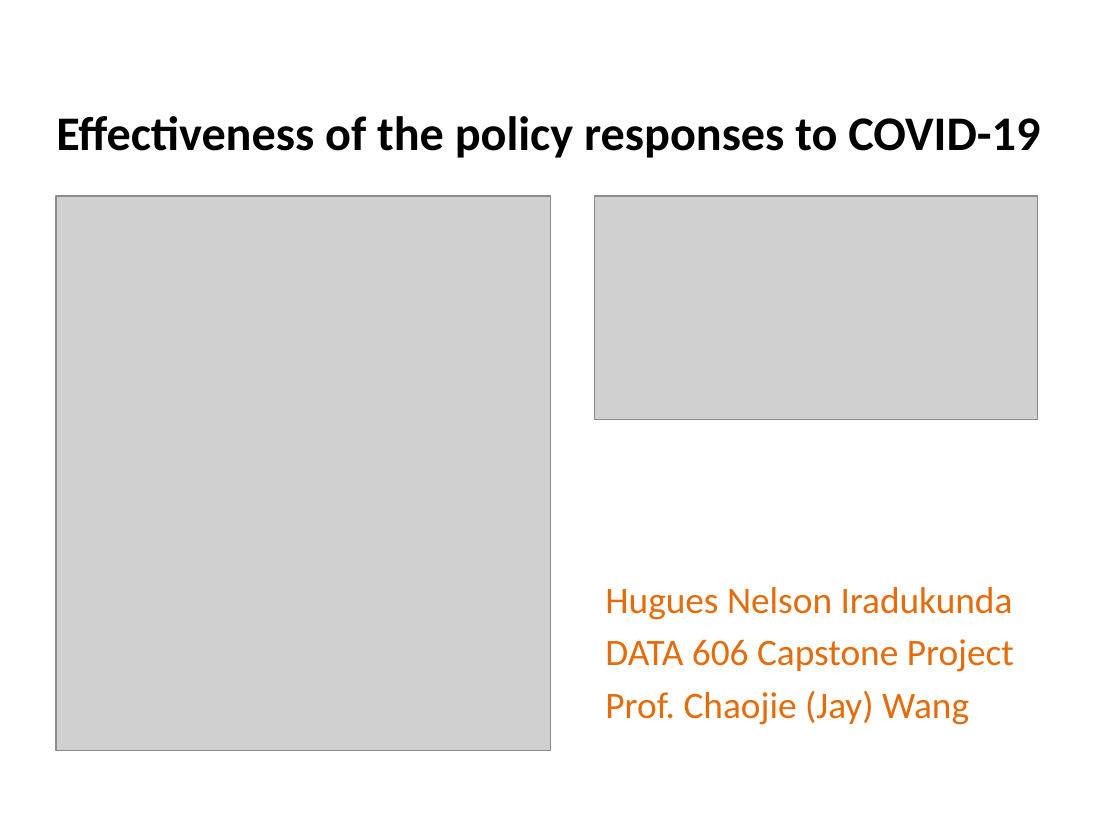
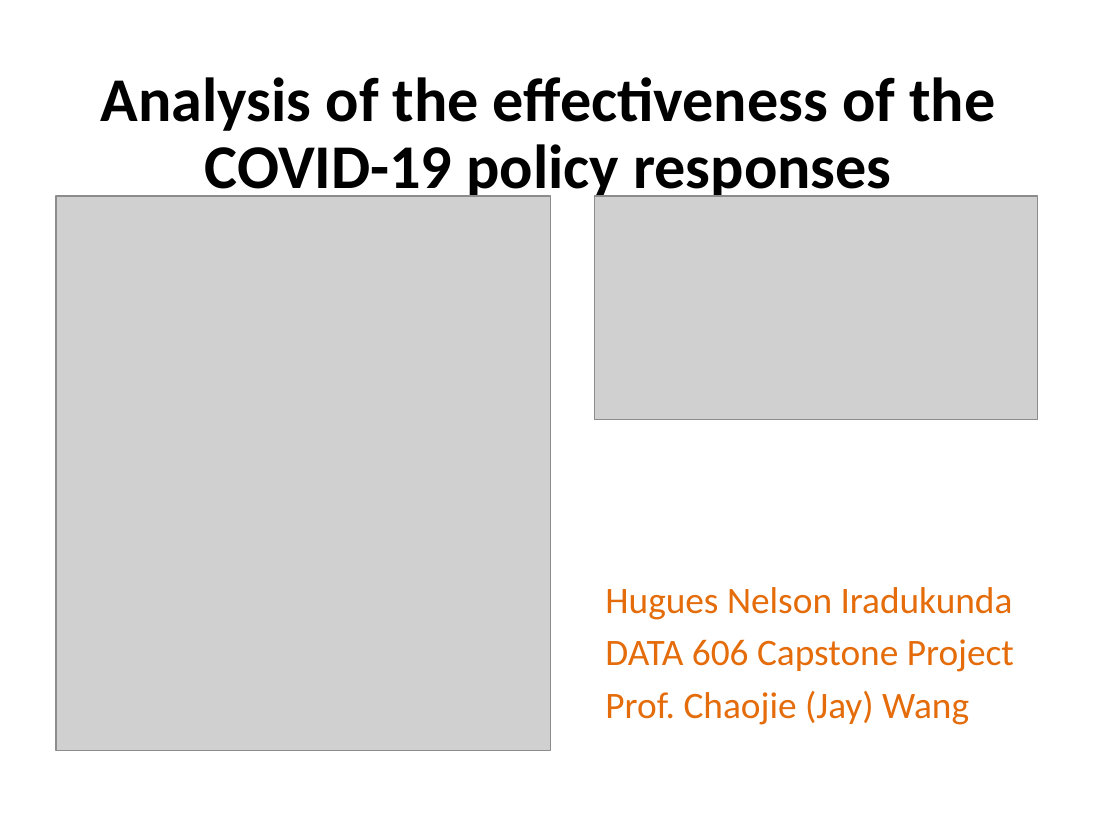
Before and after one commit to DATA-606-SPRING-2022/Hugues_DATA606, a slide deck: slide 1 of DATA 606 Capstone Project Report_Draft.pptx. Drawn at 1120x840 pixels with LibreOffice and Linux fonts; fonts in the diff are those of the drawing; grey boxes stand for pictures; background and template pictures are left out. Boxes give left, top, right and bottom in pixels: in the first picture for what was removed or moved away, otherwise in the second. Text is boxed around its words. In the diff, an @@ line names an element or a change of style, - is before the commit and + after.

```diff
--- a/DATA 606 Capstone Project Report_Draft.pptx
+++ b/DATA 606 Capstone Project Report_Draft.pptx
@@ title at [101,77,995,203]: text changed; size 31 to 40 pt @@
-Effectiveness of the policy responses to COVID-19
+Analysis of the effectiveness of the COVID-19 policy responses
```
